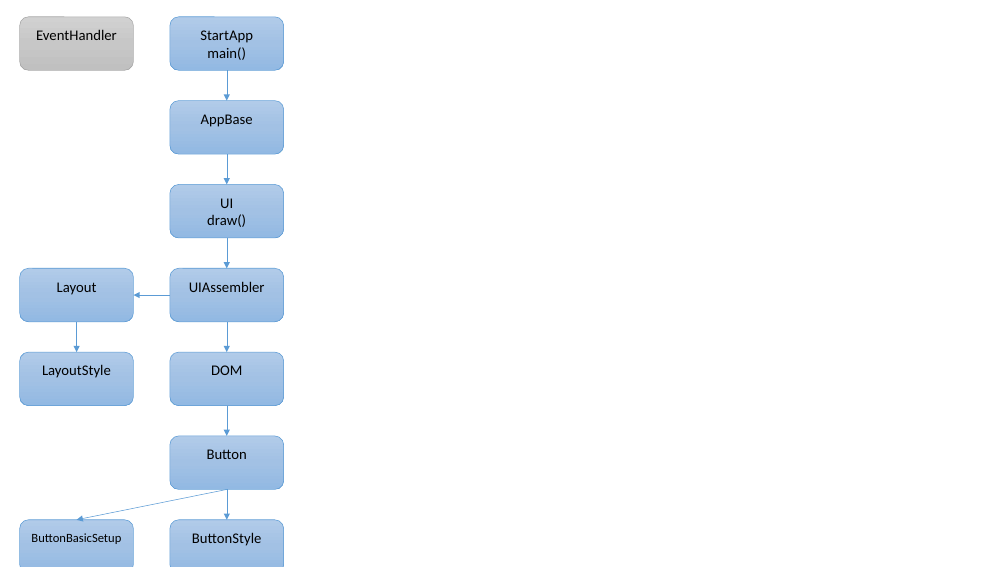
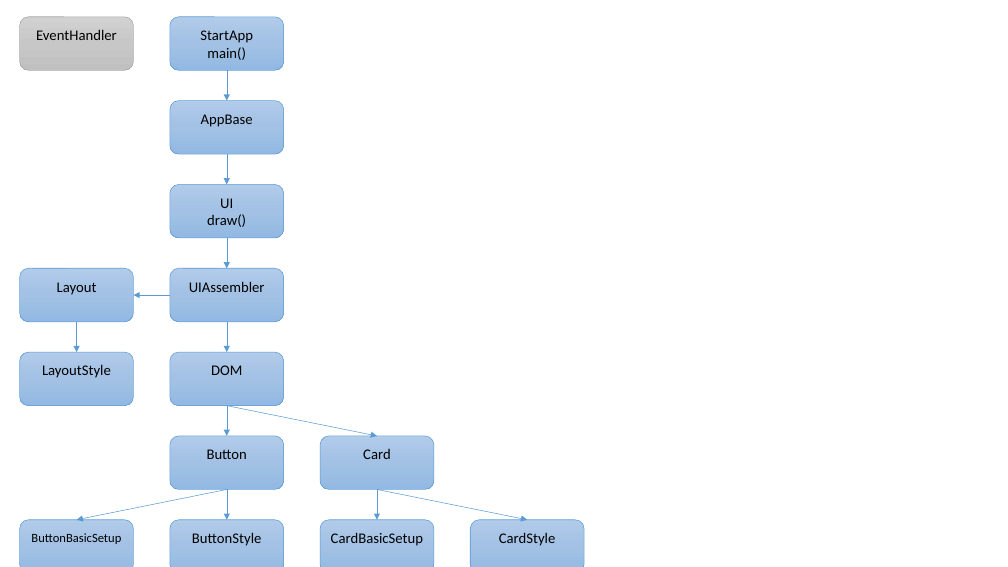
Before and after one commit to syunta/Sort-Algorithm, a slide deck: slide 1 of クラス図.pptx. Drawn at 1008x567 pixels with LibreOffice and Linux fonts; fonts in the diff are those of the drawing. Boxes give left, top, right and bottom in pixels: in the first picture for what was removed or moved away, otherwise in the second. Text is boxed around its words. In the diff, an @@ line names an element or a change of style, - is before the commit and + after.

```diff
--- a/クラス図.pptx
+++ b/クラス図.pptx
@@ arrow added from (227, 406) to (377, 436), #5B9BD5 0.5 pt @@
@@ rounded rectangle added at box(320, 436, 434, 490), fill gradient #B1CBE9 to #A3C1E5 to #93B9E4, outline #5B9BD5 0.5 pt, 14 pt, text #000000 @@
+Card
@@ arrow added from (377, 489) to (377, 520), #5B9BD5 0.5 pt @@
@@ arrow added from (377, 489) to (527, 520), #5B9BD5 0.5 pt @@
@@ rounded rectangle added at box(320, 520, 434, 567), fill gradient #B1CBE9 to #A3C1E5 to #93B9E4, outline #5B9BD5 0.5 pt, 14 pt, text #000000 @@
+CardBasicSetup
@@ rounded rectangle added at box(470, 520, 585, 567), fill gradient #B1CBE9 to #A3C1E5 to #93B9E4, outline #5B9BD5 0.5 pt, 14 pt, text #000000 @@
+CardStyle
```
Also in this commit, not shown: 1 other file.
